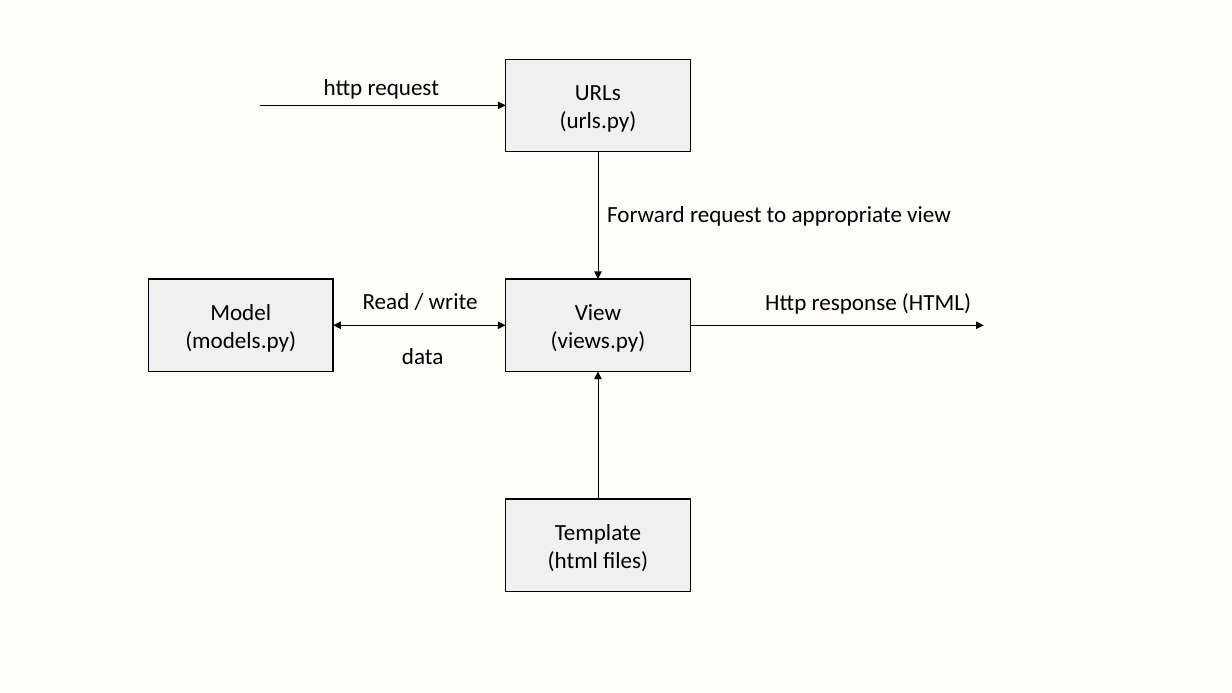
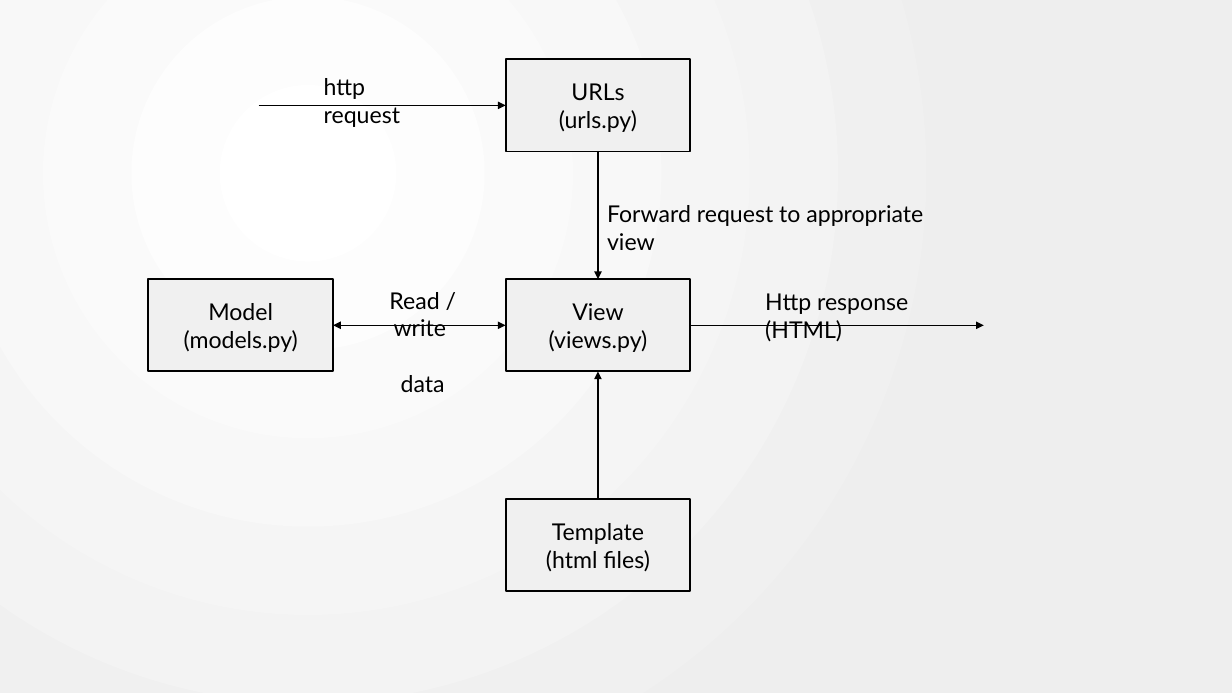
Before and after one commit to dharaneya/gym_web_app, a slide deck: slide 23 of practical_notes.pptx (slide 13 before the commit). Drawn at 1232x693 pixels with LibreOffice and Linux fonts; fonts in the diff are those of the drawing. Boxes give left, top, right and bottom in pixels: in the first picture for what was removed or moved away, otherwise in the second. Text is boxed around its words. In the diff, an @@ line names an element or a change of style, - is before the commit and + after.

Commit message:
template built in tags and filters

```diff
--- a/practical_notes.pptx
+++ b/practical_notes.pptx
@@ background #FEFDF8 to gradient #FFFFFF to #EEEEEE @@
@@ font Calibri to Lato in 4 elements at [324, 78, 400, 127], [607, 205, 923, 250], [389, 292, 446, 392], [765, 293, 908, 342] @@
@@ double arrow (334, 325) - (506, 325): stroke #000000 0.5 pt to #000000 1 pt @@
@@ arrow (690, 325) - (984, 325): stroke #000000 0.5 pt to #000000 1 pt @@
@@ font Calibri to Lato; outline #000000 1 pt to #000000 1.5 pt in 4 elements at [506, 59, 690, 152], [506, 279, 690, 372], [149, 279, 334, 372], [506, 499, 690, 592] @@
```
Also in this commit, not shown: 13 other slides changed, 9 slides added, 1 other file.
